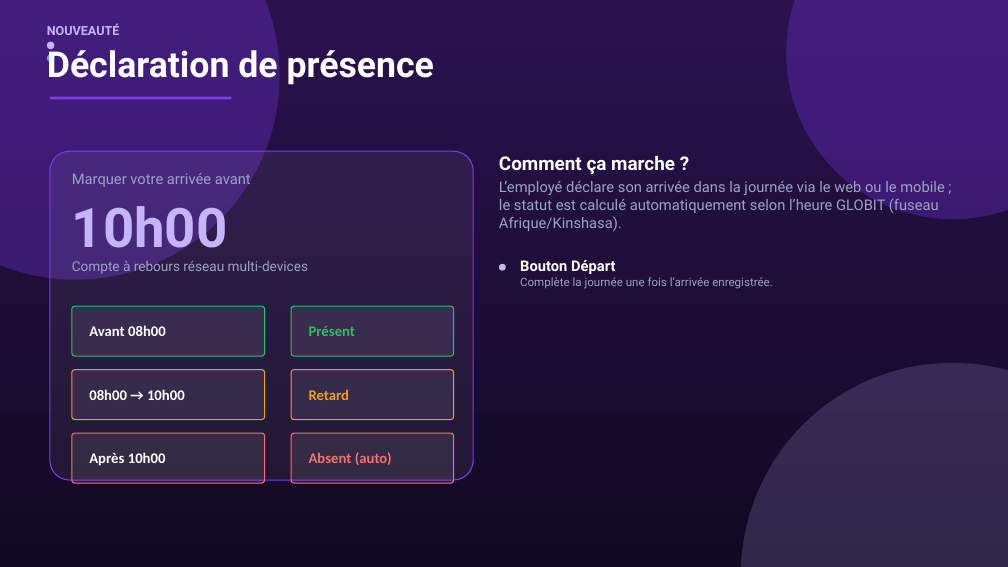
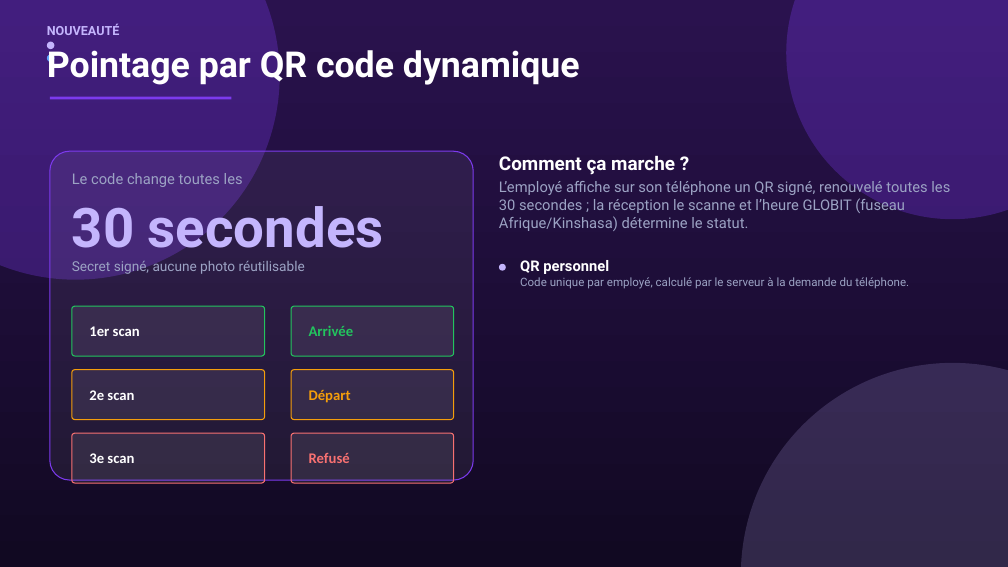
Before and after one commit to Ezechielitewe18/SIRH, a slide deck: slide 4 of docs/Presentation_GLOBIT_SIRH.pptx. Drawn at 1008x567 pixels with LibreOffice and Linux fonts; fonts in the diff are those of the drawing. Boxes give left, top, right and bottom in pixels: in the first picture for what was removed or moved away, otherwise in the second. Text is boxed around its words. In the diff, an @@ line names an element or a change of style, - is before the commit and + after.

Commit message:
Presences v1.1: suppression definitive de la declaration et du marquage automatique des absents (journee vide tant que personne n'a scanne), QR_PERIODE revenu a 30s en production, session employee revalidee a chaque requete (compte sans fiche = ni QR ni carte Ma presence), textes de l'heure limite rendus dynamiques, base et sirh.sql nettoyes (1 employe, 2 comptes, 0 presence), cahier des charges v1.1 et presentation regeneres

```diff
--- a/docs/Presentation_GLOBIT_SIRH.pptx
+++ b/docs/Presentation_GLOBIT_SIRH.pptx
@@ text at [47,44,580,86]: text changed @@
-Déclaration de présence
+Pointage par QR code dynamique
@@ text at [72,173,243,187]: text changed @@
-Marquer votre arrivée avant
+Le code change toutes les
@@ text at [499,178,950,231]: text changed @@
-L’employé déclare son arrivée dans la journée via le web ou le mobile ; le statut est calculé automatiquement selon l’heure GLOBIT (fuseau Afrique/Kinshasa).
+L’employé affiche sur son téléphone un QR signé, renouvelé toutes les 30 secondes ; la réception le scanne et l’heure GLOBIT (fuseau Afrique/Kinshasa) détermine le statut.
@@ text at [72,197,384,276]: text changed @@
-10h00
-Compte à rebours réseau multi-devices
+30 secondes
+Secret signé, aucune photo réutilisable
@@ text at [520,260,909,289]: text changed @@
-Bouton Départ
-Complète la journée une fois l’arrivée enregistrée.
+QR personnel
+Code unique par employé, calculé par le serveur à la demande du téléphone.
@@ text in rounded rectangle at [89,326,140,336]: text changed @@
-Avant 08h00
+1er scan
@@ text in rounded rectangle at [309,325,354,336]: text changed @@
-Présent
+Arrivée
@@ text in rounded rectangle at [89,390,134,400]: text changed @@
-08h00 → 10h00
+2e scan
@@ text in rounded rectangle at [309,390,351,403]: text changed @@
-Retard
+Départ
@@ text in rounded rectangle at [89,453,134,463]: text changed @@
-Après 10h00
+3e scan
@@ text in rounded rectangle at [309,453,350,463]: text changed @@
-Absent (auto)
+Refusé
```
Also in this commit, not shown: 2 other slides changed, 15 other files.
